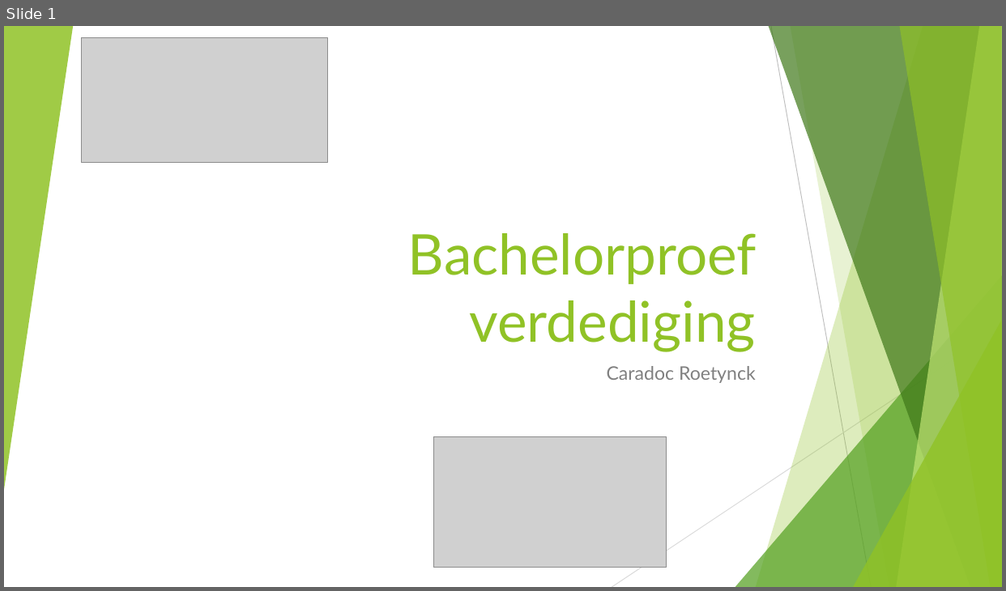
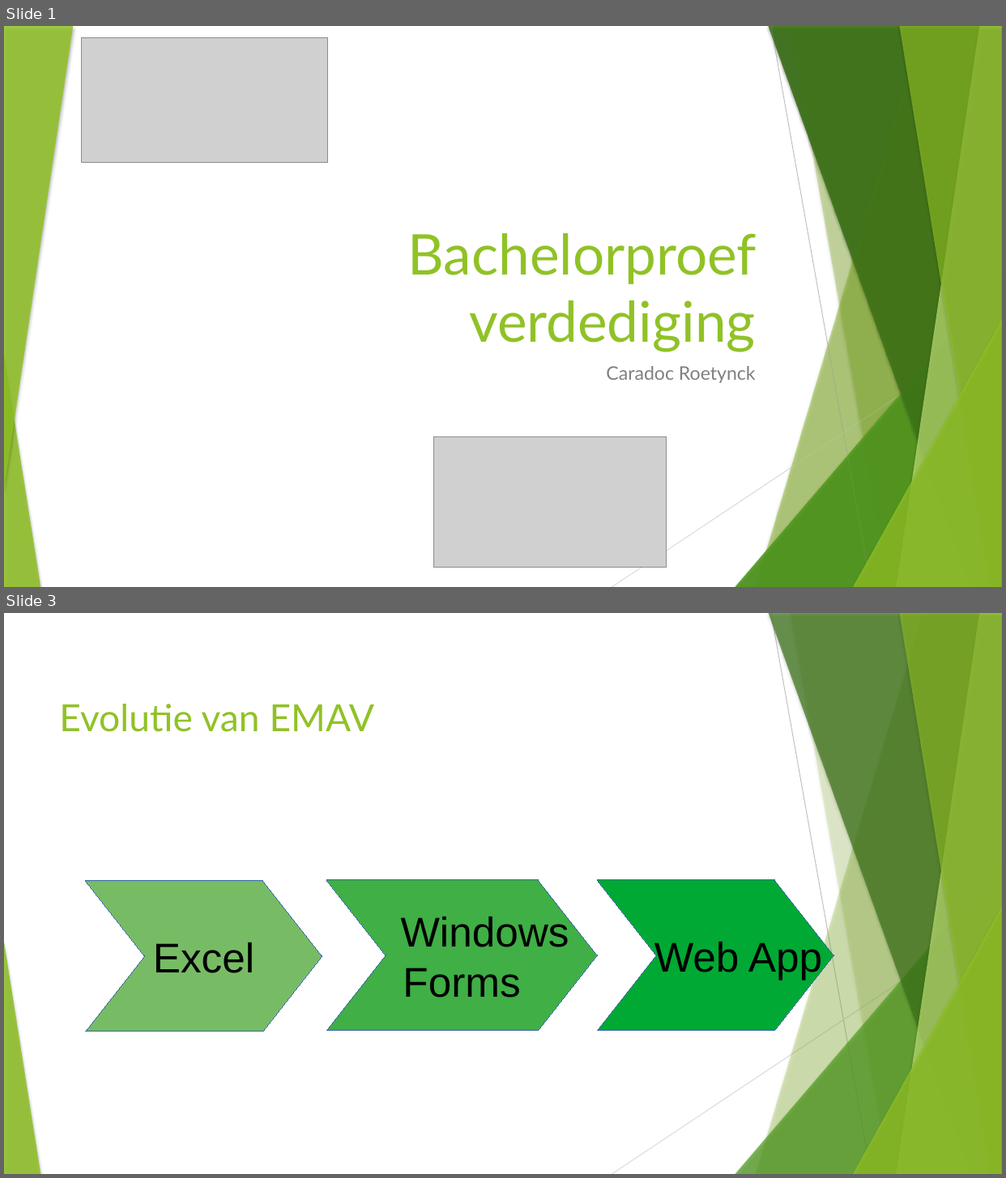
Before and after one commit to kodarakK/hogent-bachproef-caradocroetynck2526, a slide deck: Bachelorproef verdediging.pptx. Shown one above the other, each under a label of ours: slide 1 before the commit, slides 1 and 3 after it; the slides between them are not shown. The pictures are 1006x591 and 1006x1178 pixels, drawn with LibreOffice and Linux fonts; fonts in the diff are those of the drawing; grey boxes stand for pictures. Boxes give left, top, right and bottom in pixels: in the first picture for what was removed or moved away, otherwise in the second. Text is boxed around its words. In the diff, an @@ line names an element or a change of style, - is before the commit and + after.

```diff
--- a/Bachelorproef verdediging.pptx
+++ b/Bachelorproef verdediging.pptx
@@ slide 3 added at bbox=[4, 613, 1002, 1174], background #FFFFFF; not listed: 10 template elements that a slide beside it also shows @@
@@ title added at bbox=[59, 704, 375, 732], 36 pt, text #90C226 @@
+Evolutie van EMAV
@@ freeform shape added at bbox=[86, 881, 322, 1032], fill #77BC65, outline #3465A4 0 pt, 40 pt, text #000000 @@
+Excel
@@ freeform shape added at bbox=[326, 880, 598, 1031], fill #3FAF46, outline #3465A4 0 pt, 40 pt, text #000000 @@
+Windows Forms
@@ freeform shape added at bbox=[597, 880, 833, 1031], fill #00A933, outline #3465A4 0 pt, 40 pt, text #000000 @@
+Web App
@@ slide 1 changed as well @@
@@ shadow on in 7 elements at bbox=[756, 26, 1002, 587], bbox=[735, 275, 1002, 587], bbox=[769, 26, 1002, 587], bbox=[897, 26, 1002, 587], bbox=[899, 26, 1002, 587], bbox=[853, 320, 1002, 587], bbox=[4, 26, 73, 490] @@
@@ freeform shape at bbox=[790, 26, 1002, 587]: shadow on; outline redrawn @@
@@ group added at bbox=[735, 26, 1002, 587]: 5 freeform shapes, 2 triangles @@
@@ triangle added at bbox=[4, 355, 40, 587], fill #90C226 at 85% opacity @@
```
Also in this commit, not shown: 11 other slides changed, 3 other slides added, 1 slide removed, 1 other file.
